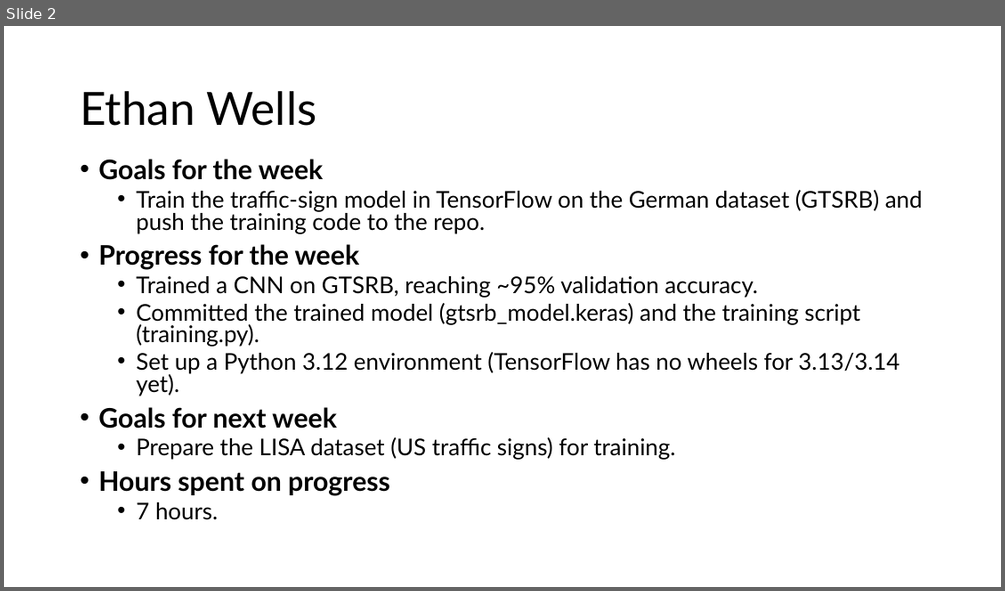
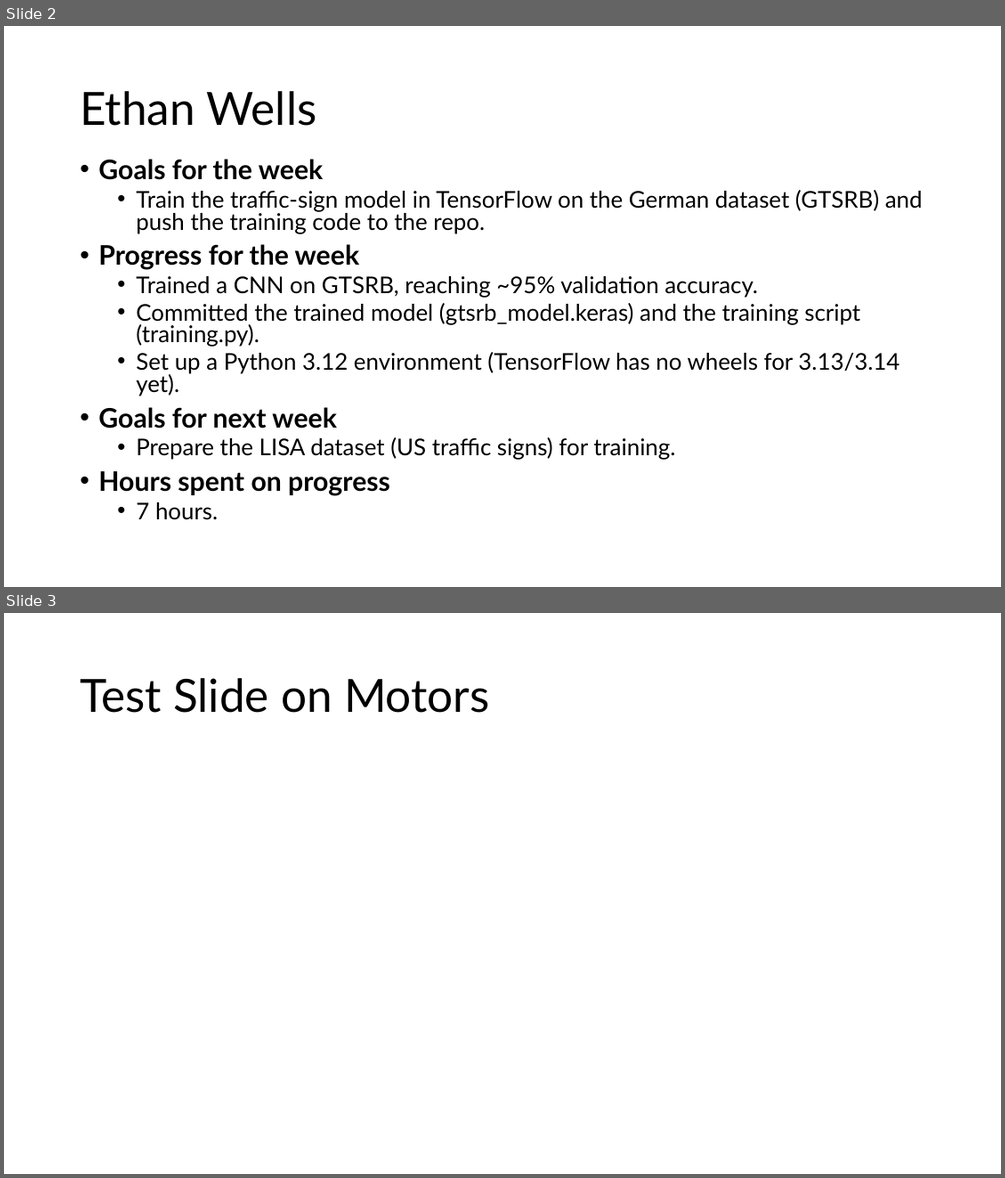
Before and after one commit to EthanWellsSr/Self-Driving-RC-Car, a slide deck: Weekly Reports/Self-Driving-RC-Car.pptx. Shown one above the other, each under a label of ours: slide 2 before the commit, slides 2 and 3 after it. The pictures are 1005x591 and 1005x1178 pixels, drawn with LibreOffice and Linux fonts; fonts in the diff are those of the drawing. Boxes give left, top, right and bottom in pixels: in the first picture for what was removed or moved away, otherwise in the second. Text is boxed around its words. In the diff, an @@ line names an element or a change of style, - is before the commit and + after.

Commit message:
Test push with pptx file

```diff
--- a/Weekly Reports/Self-Driving-RC-Car.pptx
+++ b/Weekly Reports/Self-Driving-RC-Car.pptx
@@ slide 3 added at bbox=[4, 613, 1001, 1174], background #FFFFFF @@
@@ title added at bbox=[80, 678, 490, 713], 44 pt, text #000000 @@
+Test Slide on Motors
```
